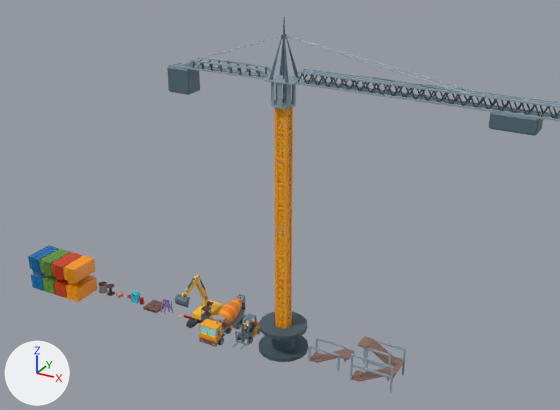
The Blender file Blender/Levels/Props.blend: old version first, new version second.
Both versions are drawn from a camera (50 mm lens) standing at (78.3, -72.5, 55.8) and looking at (29.5, 16.3, 11.4). Every picture has the same lights, and +X, +Y and +Z are marked at lower left.

Names of what the first picture shows: 'p_CementTruck', 'p_Container_Closed_Blue', 'p_Container_Closed_Green', 'p_Container_Closed_Red', 'p_Container_Closed_Yellow', 'p_Container_Open_Blue', 'p_Container_Open_Green', 'p_Container_Open_Red', 'p_Container_Open_Yellow', 'p_Crane_Bot', 'p_Crane_Top', 'p_Excavator', 'p_Forklift', 'p_Scaffolding_1', 'p_Scaffolding_2'.
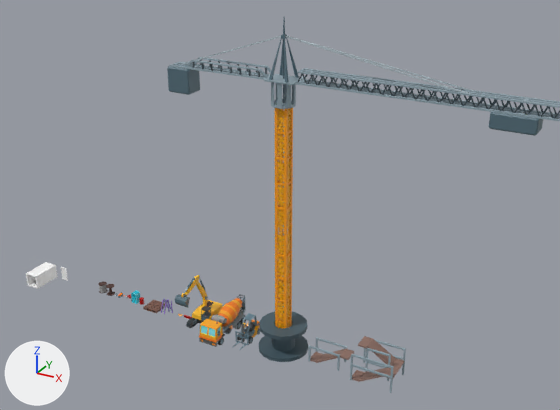
The change, as a list of edits to the scene's bpy script:
```text
Add me_cube_042:
    me_cube_042.from_pydata(...)  # 24 vertices, 20 faces; spans x 0.0..1.0, y -0.14..0.06, z 0.0..2.0
    me_cube_042.materials.append(mat_m_material_shiny)  # picture img_m_material_png_001
Add me_cube_041:
    me_cube_041.from_pydata(...)  # 264 vertices, 264 faces; spans x -1.0..1.0, y -4.0..0.0, z 0.0..2.0
    me_cube_041.materials.append(mat_m_material_shiny)  # picture img_m_material_png_001
Remove ob_p_container_closed_red:
    ob_p_container_closed_red = bpy.data.objects.new('p_Container_Closed_Red', me_cube_033)
    ob_p_container_closed_red.location = (5.4, 0.0, 0.0)
Remove ob_p_container_closed_yellow:
    ob_p_container_closed_yellow = bpy.data.objects.new('p_Container_Closed_Yellow', me_cube_034)
    ob_p_container_closed_yellow.location = (7.6, 0.0, 0.0)
Remove ob_p_container_closed_blue:
    ob_p_container_closed_blue = bpy.data.objects.new('p_Container_Closed_Blue', me_cube_035)
    ob_p_container_closed_blue.location = (1.0, 0.0, 0.0)
Remove ob_p_container_closed_green:
    ob_p_container_closed_green = bpy.data.objects.new('p_Container_Closed_Green', me_cube_036)
    ob_p_container_closed_green.location = (3.2, 0.0, 0.0)
Remove ob_p_container_open_blue:
    ob_p_container_open_blue = bpy.data.objects.new('p_Container_Open_Blue', me_cube_037)
    ob_p_container_open_blue.location = (1.0, 0.0, 3.0)
Remove ob_p_container_open_green:
    ob_p_container_open_green = bpy.data.objects.new('p_Container_Open_Green', me_cube_038)
    ob_p_container_open_green.location = (3.2, 0.0, 3.0)
Remove ob_p_container_open_red:
    ob_p_container_open_red = bpy.data.objects.new('p_Container_Open_Red', me_cube_039)
    ob_p_container_open_red.location = (5.4, 0.0, 3.0)
Remove ob_p_container_open_yellow:
    ob_p_container_open_yellow = bpy.data.objects.new('p_Container_Open_Yellow', me_cube_040)
    ob_p_container_open_yellow.location = (7.6, 0.0, 3.0)
Add ob_p_container_door:
    ob_p_container_door = bpy.data.objects.new('p_Container_Door', me_cube_042)
    ob_p_container_door.location = (2.0, 0.0, 0.0)
Add ob_p_container_body:
    ob_p_container_body = bpy.data.objects.new('p_Container_Body', me_cube_041)
    ob_p_container_body.location = (0.0, 0.0, 0.0)
```

Boxes [x1, y1, x2, y2] around the edits, measured in the pictures (560 x 410 px):
'p_Container_Open_Yellow', deleted (orange)
    before: [63, 255, 95, 284]
'p_Container_Body', added
    after: [26, 262, 58, 289]
'p_Container_Closed_Yellow', deleted (orange)
    before: [66, 275, 97, 302]
'p_Container_Open_Red', deleted
    before: [51, 252, 82, 280]
'p_Container_Open_Green', deleted
    before: [40, 249, 70, 277]
'p_Container_Open_Blue', deleted
    before: [28, 245, 59, 273]
'p_Container_Closed_Red', deleted
    before: [54, 279, 68, 298]
'p_Container_Closed_Green', deleted
    before: [42, 275, 57, 294]
'p_Container_Closed_Blue', deleted
    before: [31, 272, 44, 291]
'p_Container_Door', added
    after: [61, 267, 68, 281]
